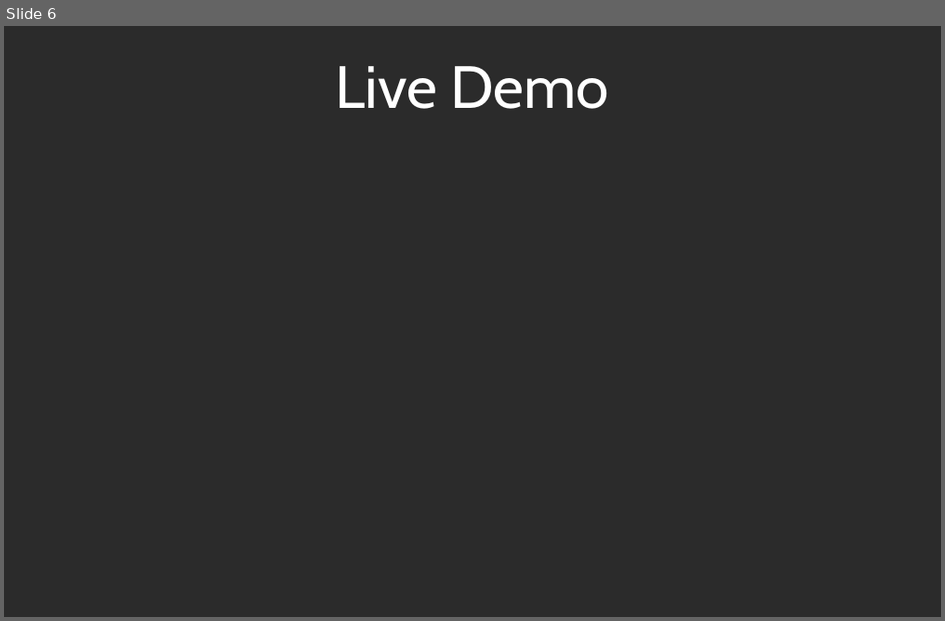
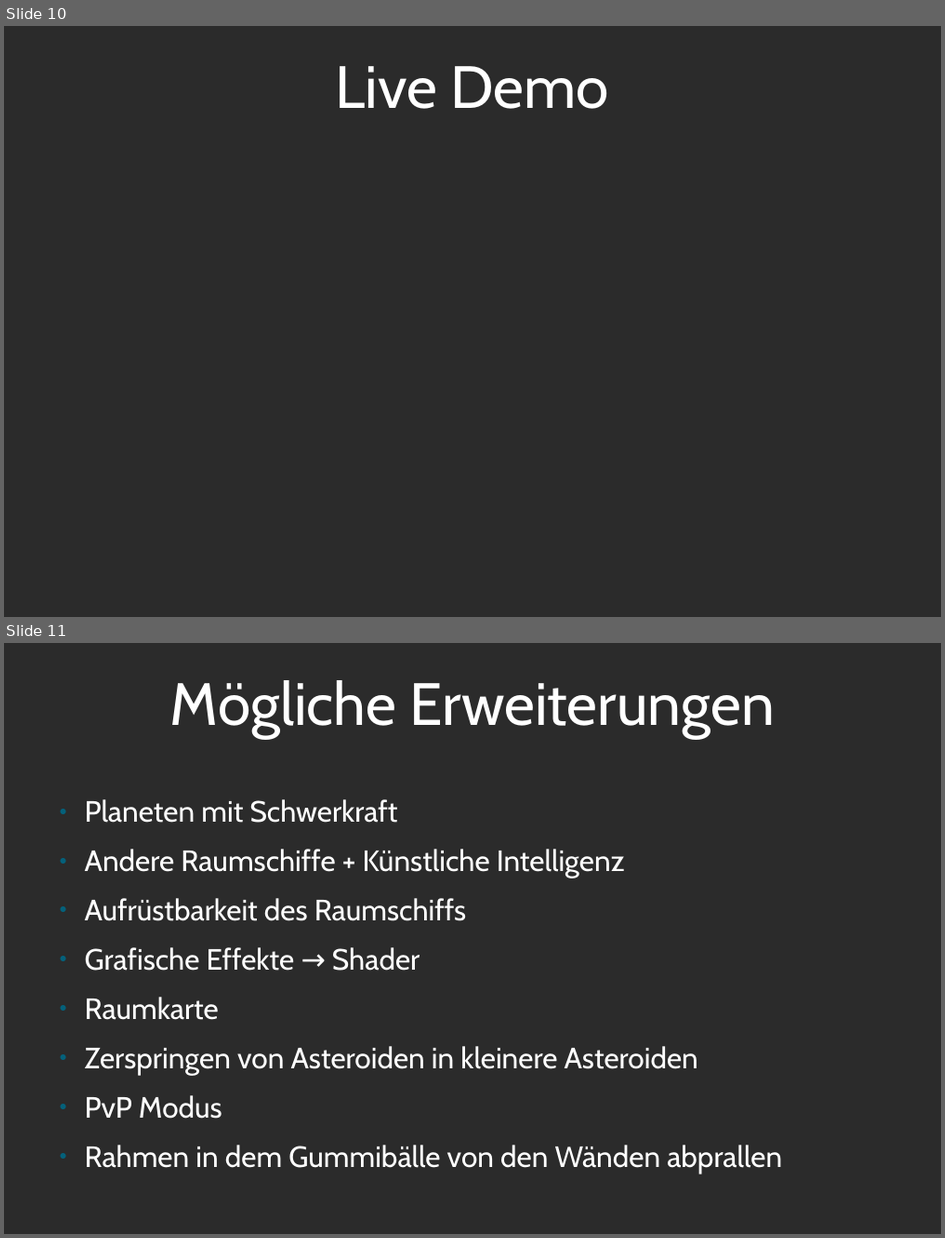
Before and after one commit to moeb/asteroids, a slide deck: praesentation.odp. Shown one above the other, each under a label of ours: slide 6 before the commit, slides 10 and 11 after it. The pictures are 945x621 and 945x1238 pixels, drawn with LibreOffice and Linux fonts; fonts in the diff are those of the drawing; background and template pictures are left out; a plain dark background stands for a picture behind light text. Boxes give left, top, right and bottom in pixels: in the first picture for what was removed or moved away, otherwise in the second. Text is boxed around its words. In the diff, an @@ line names an element or a change of style, - is before the commit and + after.

```diff
--- a/praesentation.odp
+++ b/praesentation.odp
@@ slide 11 added at <box>4,643,941,1234</box>, background picture (left out) @@
@@ title added at <box>170,680,775,739</box>, 60 pt, text #FFFFFF @@
+Mögliche Erweiterungen
@@ text added at <box>85,799,782,1173</box>, 29.6 pt, text #FFFFFF @@
+● Planeten mit Schwerkraft
+● Andere Raumschiffe + Künstliche Intelligenz
+● Aufrüstbarkeit des Raumschiffs
+● Grafische Effekte → Shader
+● Raumkarte
+● Zerspringen von Asteroiden in kleinere Asteroiden
+● PvP Modus
+● Rahmen in dem Gummibälle von den Wänden abprallen
@@ what was slide 6 is now slide 10 @@
```
Also in this commit, not shown: 3 slides changed, 5 other slides added, 1 slide removed.
